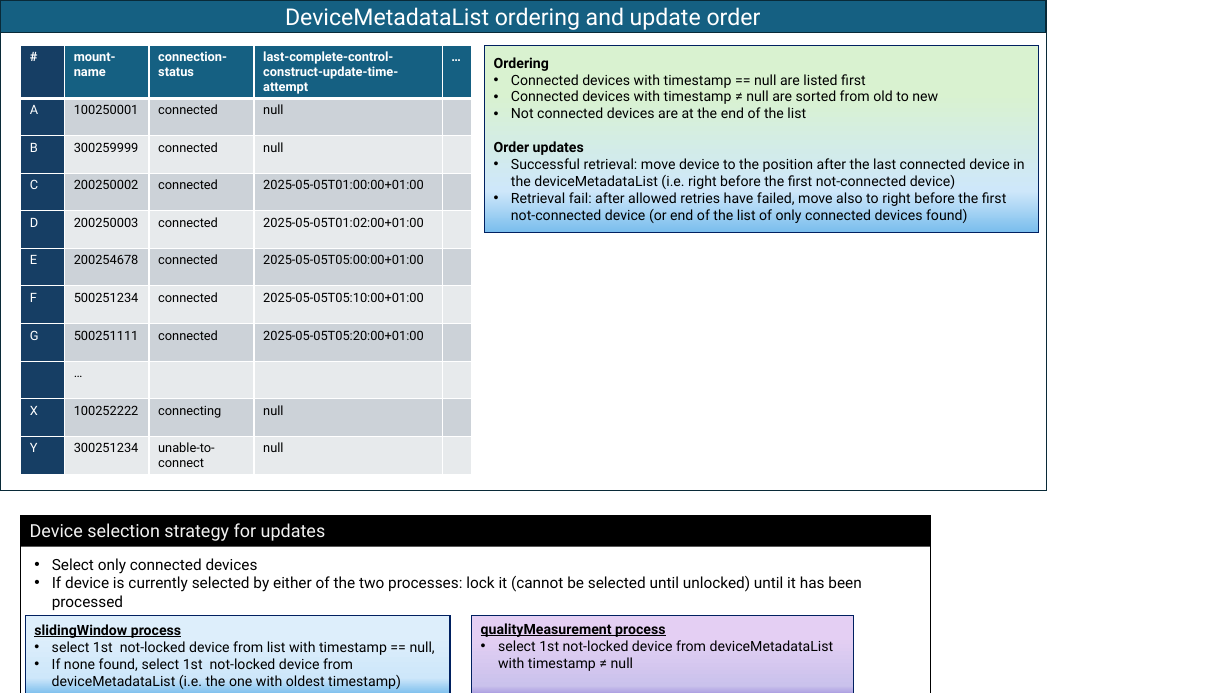
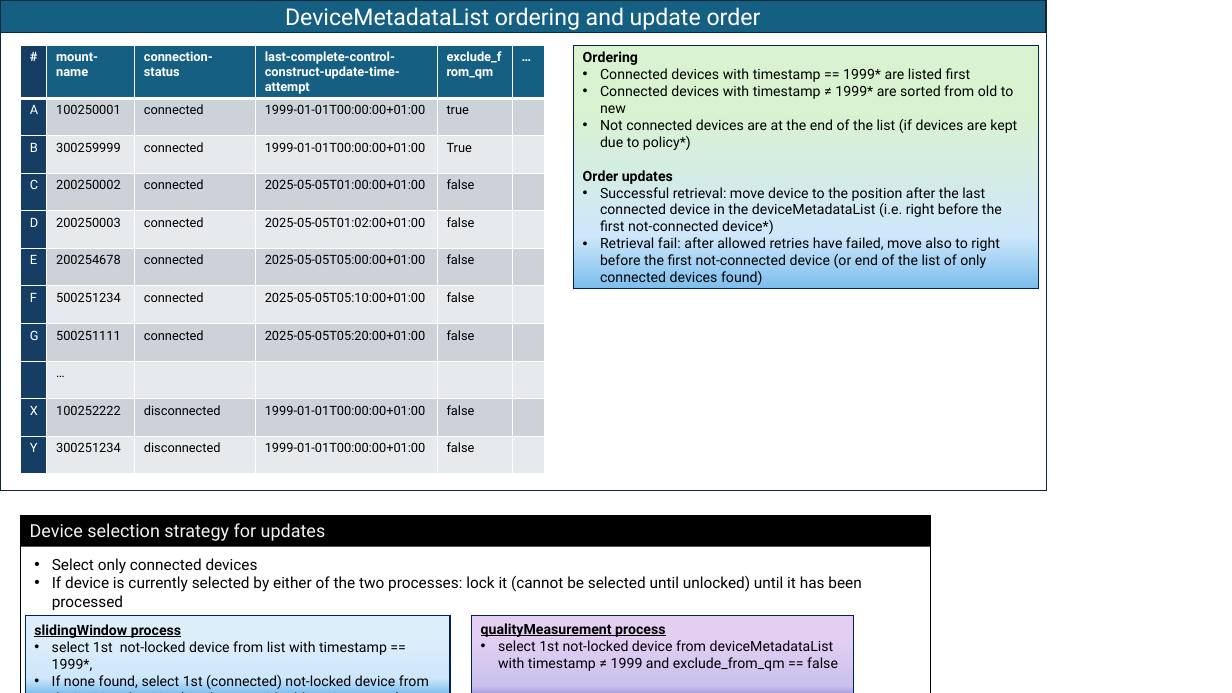
Before and after one commit to openBackhaul/MicroWaveDeviceInventory, a slide deck: slide 3 of spec/additionalDescription/pictures/MetadataPics.pptx. Drawn at 1232x693 pixels with LibreOffice and Linux fonts; fonts in the diff are those of the drawing. Boxes give left, top, right and bottom in pixels: in the first picture for what was removed or moved away, otherwise in the second. Text is boxed around its words. In the diff, an @@ line names an element or a change of style, - is before the commit and + after.

```diff
--- a/spec/additionalDescription/pictures/MetadataPics.pptx
+++ b/spec/additionalDescription/pictures/MetadataPics.pptx
@@ table at [20, 45, 545, 476] @@
-column 3: connection-status | connected | connected | connected | connected | connected | connected | connected |  | connecting | unable-to-connect
-column 4: last-complete-control-construct-update-time-attempt | null | null | 2025-05-05T01:00:00+01:00 | 2025-05-05T01:02:00+01:00 | 2025-05-05T05:00:00+01:00 | 2025-05-05T05:10:00+01:00 | 2025-05-05T05:20:00+01:00 |  | null | null
+column 3: connection-status | connected | connected | connected | connected | connected | connected | connected |  | disconnected | disconnected
+column 4: last-complete-control-construct-update-time-attempt | 1999-01-01T00:00:00+01:00 | 1999-01-01T00:00:00+01:00 | 2025-05-05T01:00:00+01:00 | 2025-05-05T01:02:00+01:00 | 2025-05-05T05:00:00+01:00 | 2025-05-05T05:10:00+01:00 | 2025-05-05T05:20:00+01:00 |  | 1999-01-01T00:00:00+01:00 | 1999-01-01T00:00:00+01:00
+column 5: exclude_from_qm | true | True | false | false | false | false | false |  | false | false
@@ table: place and size @@
-table at [20, 45, 472, 478]
+table at [20, 45, 545, 476]
@@ rectangle "Ordering": place and size @@
-rectangle "Ordering" at [484, 45, 1039, 232]
+rectangle "Ordering" at [574, 45, 1039, 289]
@@ text in rectangle at [600, 68, 1017, 150]: text changed @@
-• Connected devices with timestamp == null are listed first
-• Connected devices with timestamp ≠ null are sorted from old to new
-• Not connected devices are at the end of the list
+• Connected devices with timestamp == 1999* are listed first
+• Connected devices with timestamp ≠ 1999* are sorted from old to new
+• Not connected devices are at the end of the list (if devices are kept due to policy*)
@@ text in rectangle at [600, 187, 1002, 234]: text changed @@
-• Successful retrieval: move device to the position after the last connected device in the deviceMetadataList (i.e. right before the first not-connected device)
+• Successful retrieval: move device to the position after the last connected device in the deviceMetadataList (i.e. right before the first not-connected device*)
@@ text at [52, 641, 429, 689]: text changed @@
-• select 1st not-locked device from list with timestamp == null,
-• If none found, select 1st not-locked device from deviceMetadataList (i.e. the one with oldest timestamp)
+• select 1st not-locked device from list with timestamp == 1999*,
+• If none found, select 1st (connected) not-locked device from deviceMetadataList (i.e. the one with oldest timestamp)
@@ text at [498, 640, 838, 671]: text changed @@
-• select 1st not-locked device from deviceMetadataList with timestamp ≠ null
+• select 1st not-locked device from deviceMetadataList with timestamp ≠ 1999 and exclude_from_qm == false
```
Also in this commit, not shown: 2 other slides changed, 5 other files.
